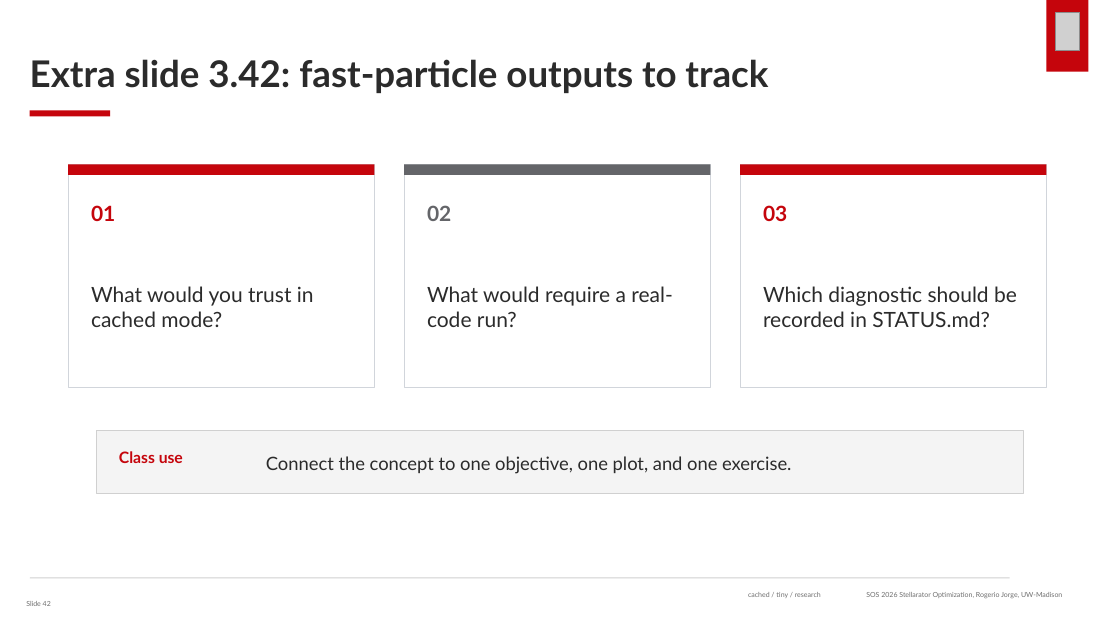
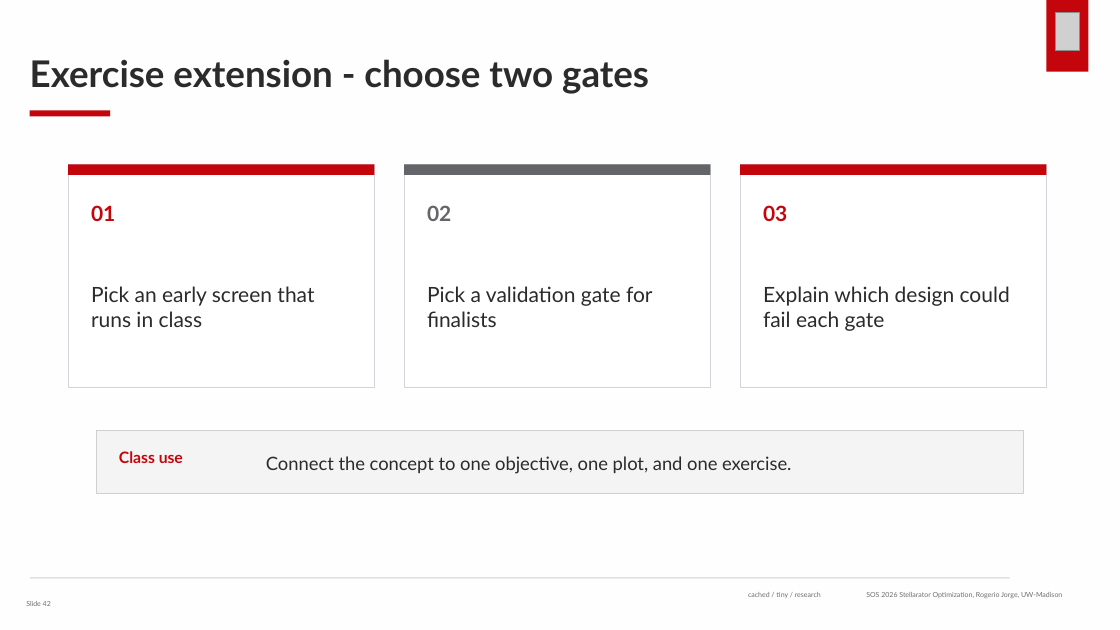
Before and after one commit to rogeriojorge/sos2026-rjorge-stellarator-optimization, a slide deck: slide 42 of slides/pptx/lecture_3_transport_turbulence_metrics.pptx. Drawn at 1120x630 pixels with LibreOffice and Linux fonts; fonts in the diff are those of the drawing; grey boxes stand for pictures. Boxes give left, top, right and bottom in pixels: in the first picture for what was removed or moved away, otherwise in the second. Text is boxed around its words. In the diff, an @@ line names an element or a change of style, - is before the commit and + after.

```diff
--- a/slides/pptx/lecture_3_transport_turbulence_metrics.pptx
+++ b/slides/pptx/lecture_3_transport_turbulence_metrics.pptx
@@ rectangle added at (0,0,1120,630), fill #FEFEFE @@
@@ text at (30,59,649,94): text changed @@
-Extra slide 3.42: fast-particle outputs to track
+Exercise extension - choose two gates
@@ text at (91,286,314,327): text changed @@
-What would you trust in cached mode?
+Pick an early screen that runs in class
@@ text at (427,286,653,327): text changed @@
-What would require a real-code run?
+Pick a validation gate for finalists
@@ text at (763,286,1010,331): text changed @@
-Which diagnostic should be recorded in STATUS.md?
+Explain which design could fail each gate
```
Also in this commit, not shown: 28 other slides changed, 11 slides added, 11 slides removed, 38 other files.
